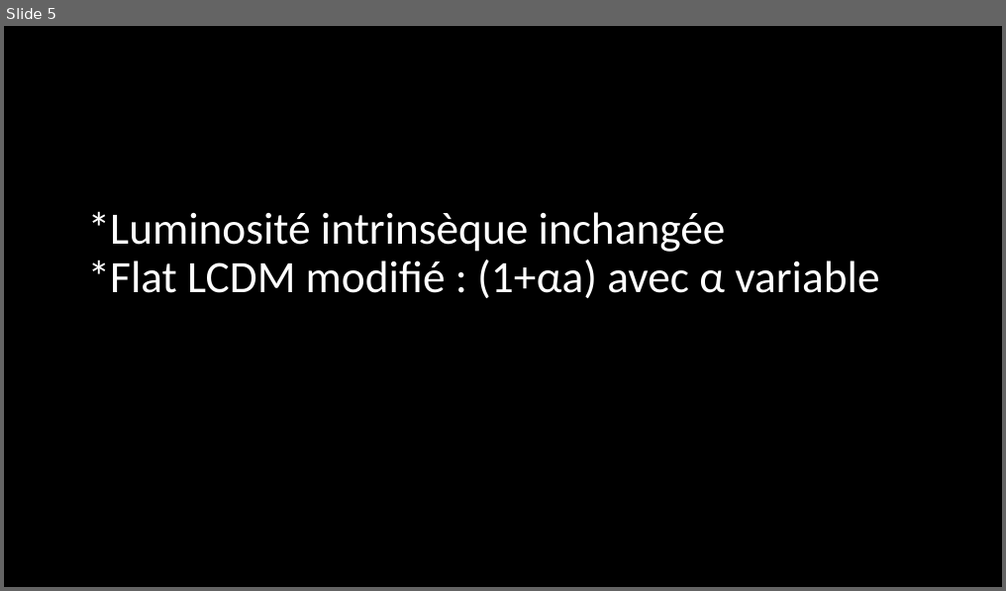
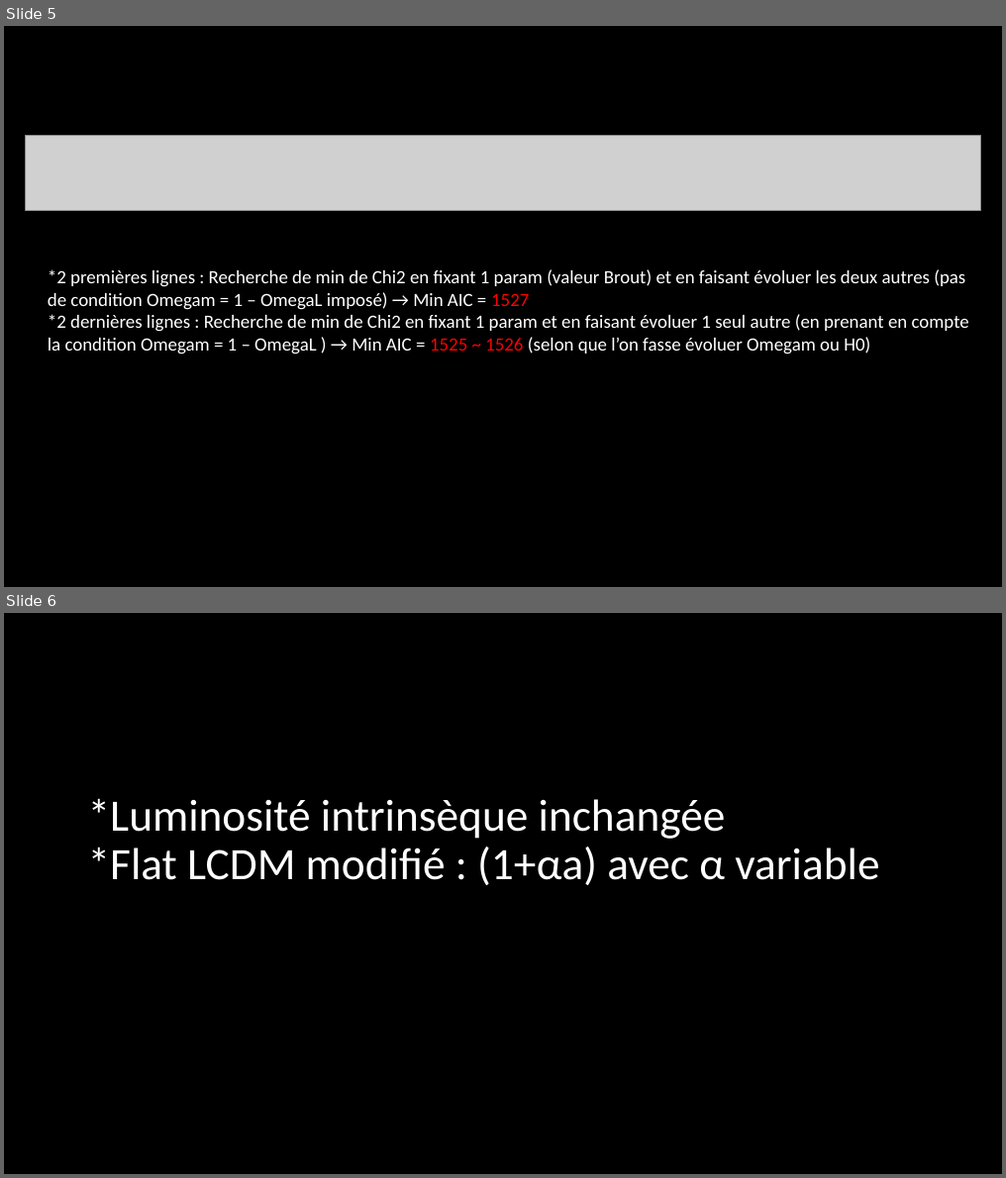
Before and after one commit to EmileD123/projet_recherche_DOSSO_Emile, a slide deck: 2-modèle G modifié/calibration/Récapitulatif chi2,HD,résidus.pptx. Shown one above the other, each under a label of ours: slide 5 before the commit, slides 5 and 6 after it. The pictures are 1006x591 and 1006x1178 pixels, drawn with LibreOffice and Linux fonts; fonts in the diff are those of the drawing; grey boxes stand for pictures. Boxes give left, top, right and bottom in pixels: in the first picture for what was removed or moved away, otherwise in the second. Text is boxed around its words. In the diff, an @@ line names an element or a change of style, - is before the commit and + after.

Commit message:
implementation of only alpha_fixé_H0_Omegam in 'Mesure uniquement' + modification of some program in 'restraining parameters'

```diff
--- a/2-modèle G modifié/calibration/Récapitulatif chi2,HD,résidus.pptx
+++ b/2-modèle G modifié/calibration/Récapitulatif chi2,HD,résidus.pptx
@@ slide 5 added at [4, 26, 1002, 587], background #000000 @@
@@ picture added at [26, 135, 981, 211] @@
@@ text added at [48, 270, 969, 355], 18 pt, text #FFFFFF @@
+*2 premières lignes : Recherche de min de Chi2 en fixant 1 param (valeur Brout) et en faisant évoluer les deux autres (pas de condition Omegam = 1 – OmegaL imposé) → Min AIC = 1527
+*2 dernières lignes : Recherche de min de Chi2 en fixant 1 param et en faisant évoluer 1 seul autre (en prenant en compte la condition Omegam = 1 – OmegaL ) → Min AIC = 1525 ~ 1526 (selon que l’on fasse évoluer Omegam ou H0)
@@ what was slide 5 is now slide 6 @@
```
Also in this commit, not shown: 1 slide changed, 1 other slide added, 1 slide removed, 11 other files.
